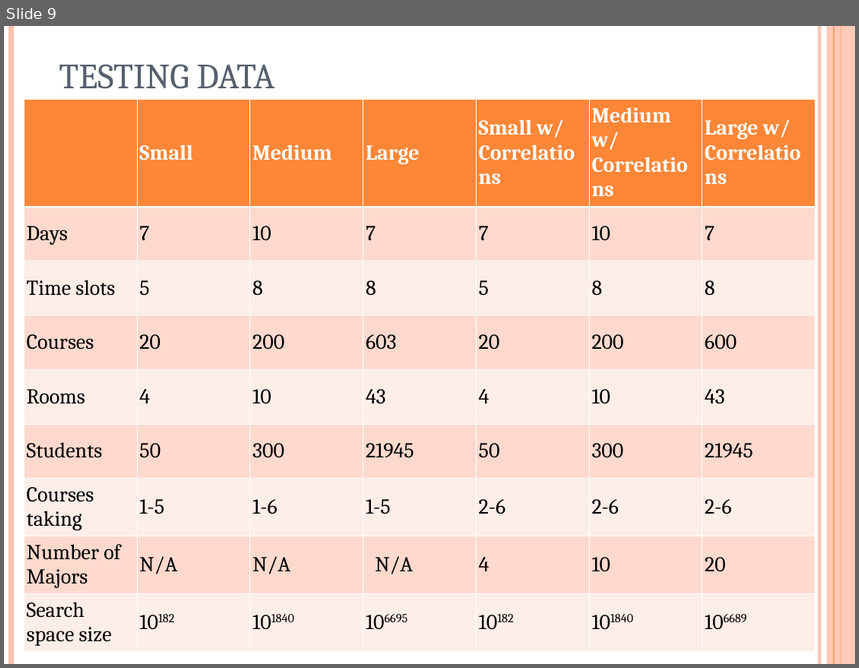
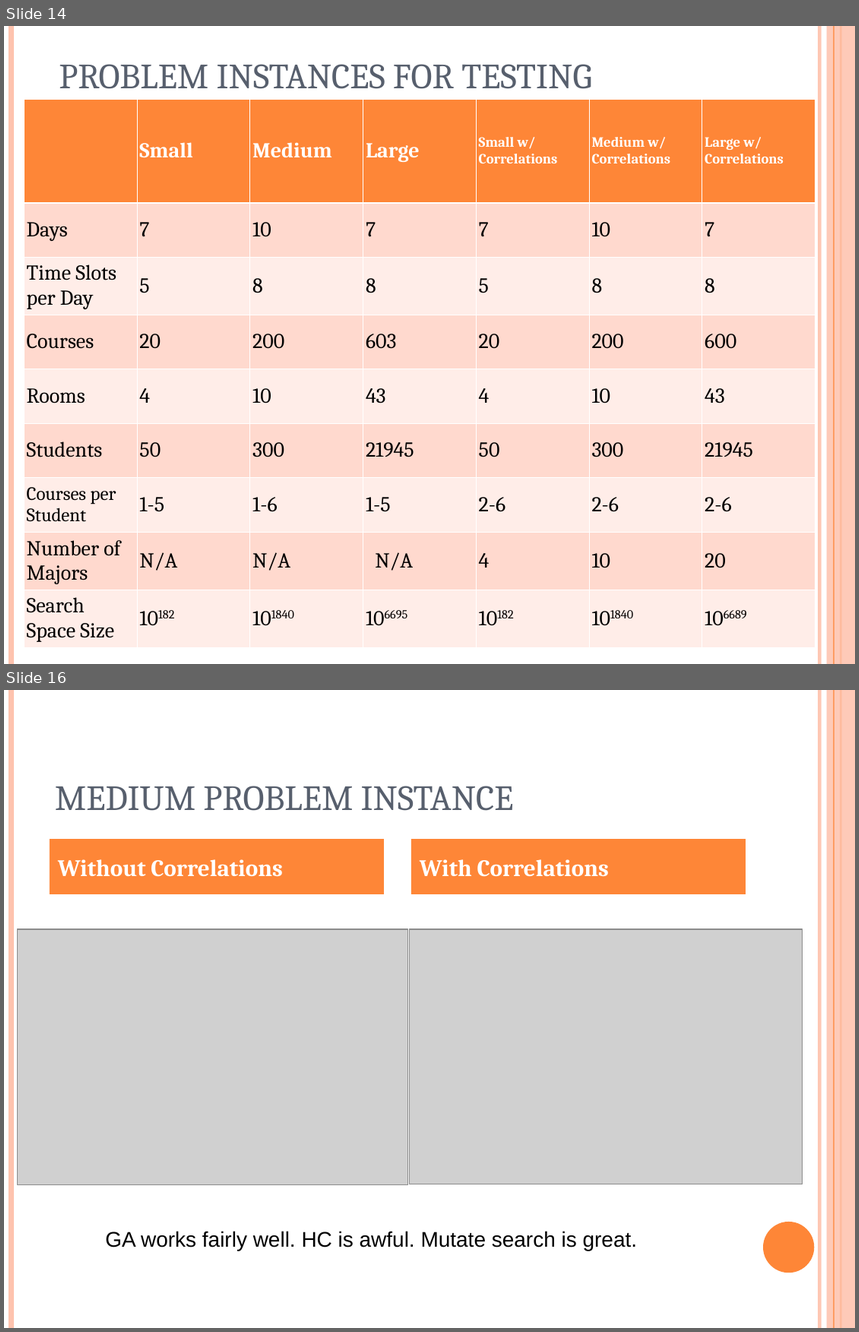
Before and after one commit to putrakoreng/csc384-genetic-algorithms-project, a slide deck: GA_TestBench/Data Files/presentation.ppt. Shown one above the other, each under a label of ours: slide 9 before the commit, slides 14 and 16 after it; the slides between them are not shown. The pictures are 859x668 and 859x1332 pixels, drawn with LibreOffice and Linux fonts; fonts in the diff are those of the drawing; grey boxes stand for pictures. Boxes give left, top, right and bottom in pixels: in the first picture for what was removed or moved away, otherwise in the second. Text is boxed around its words. In the diff, an @@ line names an element or a change of style, - is before the commit and + after.

```diff
--- a/GA_TestBench/Data Files/presentation.ppt
+++ b/GA_TestBench/Data Files/presentation.ppt
@@ slide 16 added at (x1=4, y1=690, x2=855, y2=1328), background #FFFFFF; not listed: 6 template elements that a slide beside it also shows @@
@@ title added at (x1=55, y1=786, x2=514, y2=811), 30 pt, text #575F6D @@
+MEDIUM PROBLEM INSTANCE
@@ rectangle added at (x1=50, y1=839, x2=385, y2=894), fill #FE8637, 20 pt, text #FFFFFF, bold @@
+Without Correlations
@@ rectangle added at (x1=411, y1=839, x2=747, y2=894), fill #FE8637, 20 pt, text #FFFFFF, bold @@
+With Correlations
@@ picture added at (x1=18, y1=929, x2=408, y2=1186) @@
@@ picture added at (x1=410, y1=929, x2=804, y2=1185) @@
@@ text added at (x1=105, y1=1231, x2=638, y2=1251), 18 pt, text #000000 @@
+GA works fairly well. HC is awful. Mutate search is great.
@@ what was slide 9 is now slide 14 @@
@@ slide 14 changed as well @@
@@ title at (x1=59, y1=64, x2=591, y2=89): text changed @@
-TESTING DATA
+PROBLEM INSTANCES FOR TESTING
@@ table at (x1=24, y1=99, x2=816, y2=645) @@
-row 3, column 1: Time slots
+row 3, column 1: Time Slots per Day
-row 7, column 1: Courses taking
+row 7, column 1: Courses per Student
-row 9, column 1: Search space size
+row 9, column 1: Search Space Size
@@ size 18 to 12 pt in "Small w/ Correlations", "Medium w/ Correlations", "Large w/ Correlations" @@
```
Also in this commit, not shown: 7 other slides changed, 8 other slides added, 7 slides removed, 1 other file.
